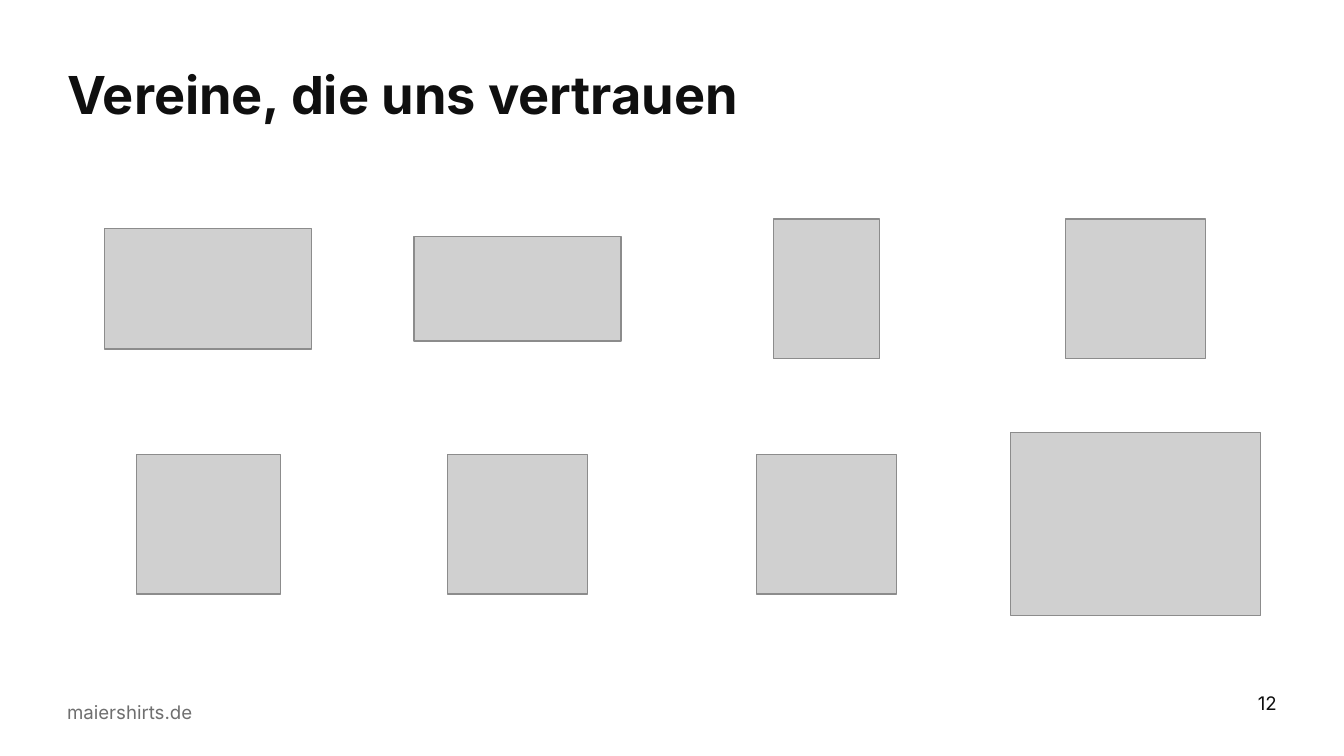
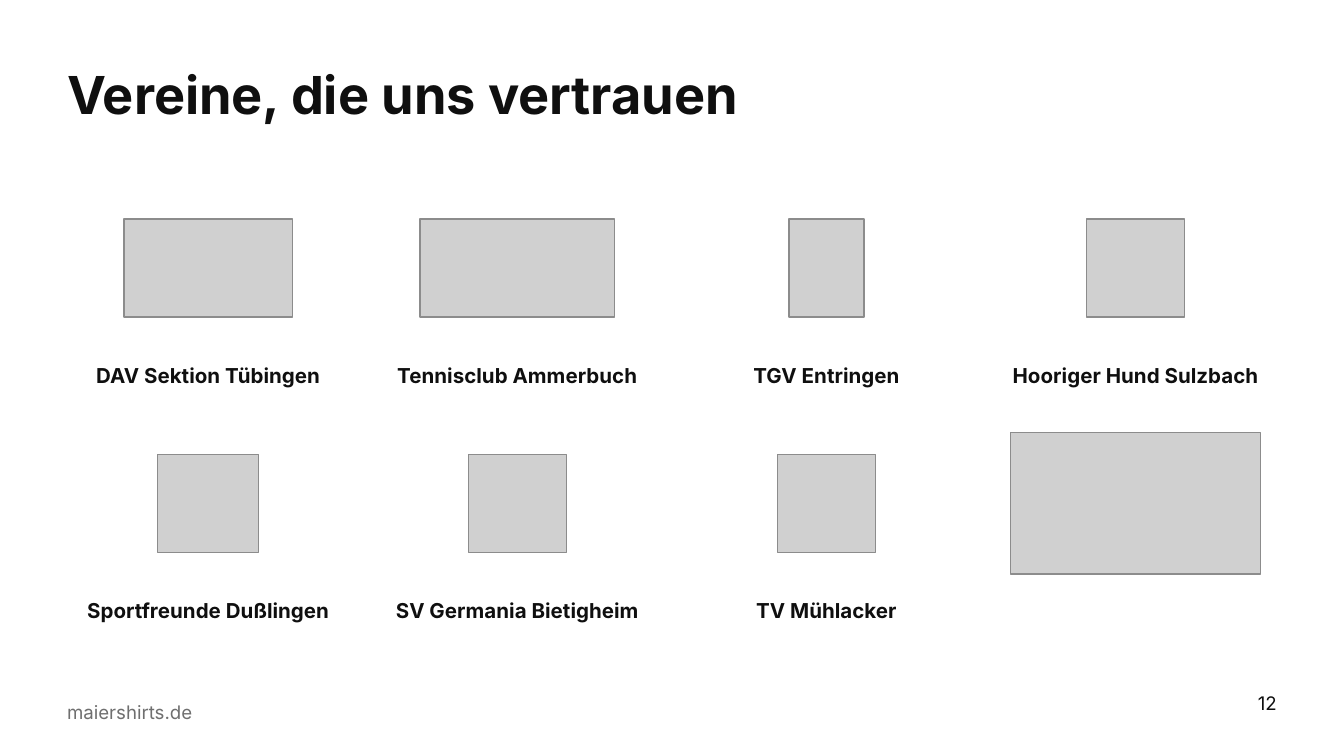
Before and after one commit to sm6161-eng/lexware-angebot-tool, a slide deck: slide 12 of presentation/dist/Maiershirts_Master.potx. Drawn at 1344x756 pixels with LibreOffice and Linux fonts; fonts in the diff are those of the drawing; grey boxes stand for pictures; background and template pictures are left out. Boxes give left, top, right and bottom in pixels: in the first picture for what was removed or moved away, otherwise in the second. Text is boxed around its words. In the diff, an @@ line names an element or a change of style, - is before the commit and + after.

```diff
--- a/presentation/dist/Maiershirts_Master.potx
+++ b/presentation/dist/Maiershirts_Master.potx
@@ picture: place and size @@
-picture at [105, 228, 312, 349]
+picture at [124, 219, 293, 317]
@@ picture: place and size @@
-picture at [414, 237, 621, 341]
+picture at [421, 219, 616, 317]
@@ picture: place and size @@
-picture at [773, 219, 879, 359]
+picture at [789, 219, 864, 317]
@@ picture: place and size @@
-picture at [1066, 219, 1206, 359]
+picture at [1087, 219, 1185, 317]
@@ text added at [96, 367, 320, 388], 11 pt, text #0F0F0F, bold @@
+DAV Sektion Tübingen
@@ text added at [397, 367, 637, 384], 11 pt, text #0F0F0F, bold @@
+Tennisclub Ammerbuch
@@ text added at [753, 367, 900, 388], 11 pt, text #0F0F0F, bold @@
+TGV Entringen
@@ text added at [1013, 367, 1259, 388], 11 pt, text #0F0F0F, bold @@
+Hooriger Hund Sulzbach
@@ picture: place and size @@
-picture at [1011, 433, 1261, 616]
+picture at [1011, 433, 1261, 574]
@@ picture: place and size @@
-picture at [136, 454, 280, 594]
+picture at [157, 454, 258, 552]
@@ picture: place and size @@
-picture at [448, 454, 587, 594]
+picture at [468, 454, 566, 552]
@@ picture: place and size @@
-picture at [757, 454, 896, 594]
+picture at [777, 454, 875, 552]
@@ text added at [87, 602, 329, 623], 11 pt, text #0F0F0F, bold @@
+Sportfreunde Dußlingen
@@ text added at [396, 602, 639, 623], 11 pt, text #0F0F0F, bold @@
+SV Germania Bietigheim
@@ text added at [756, 602, 896, 619], 11 pt, text #0F0F0F, bold @@
+TV Mühlacker
```
Also in this commit, not shown: 3 other files.
